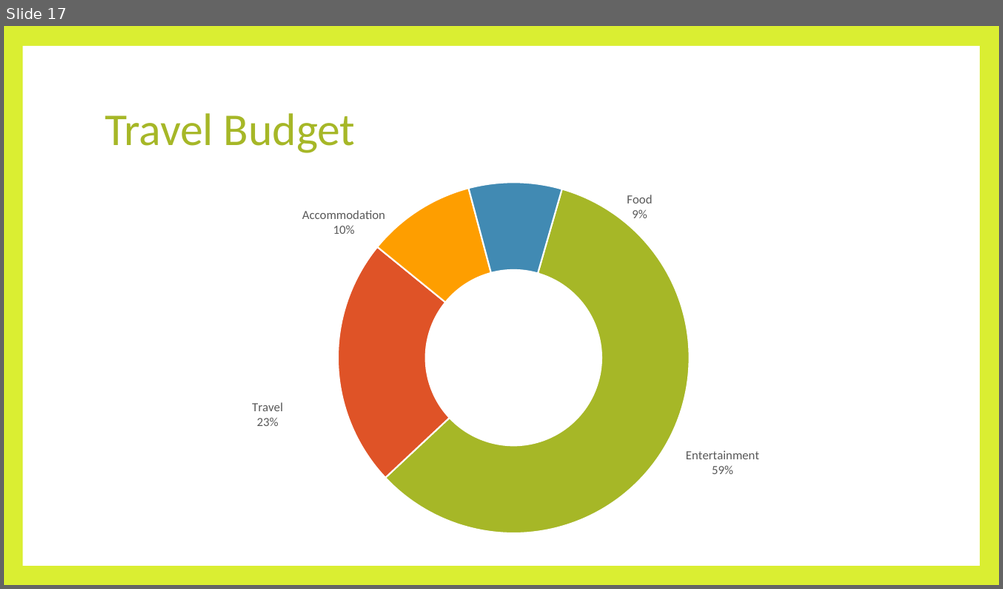
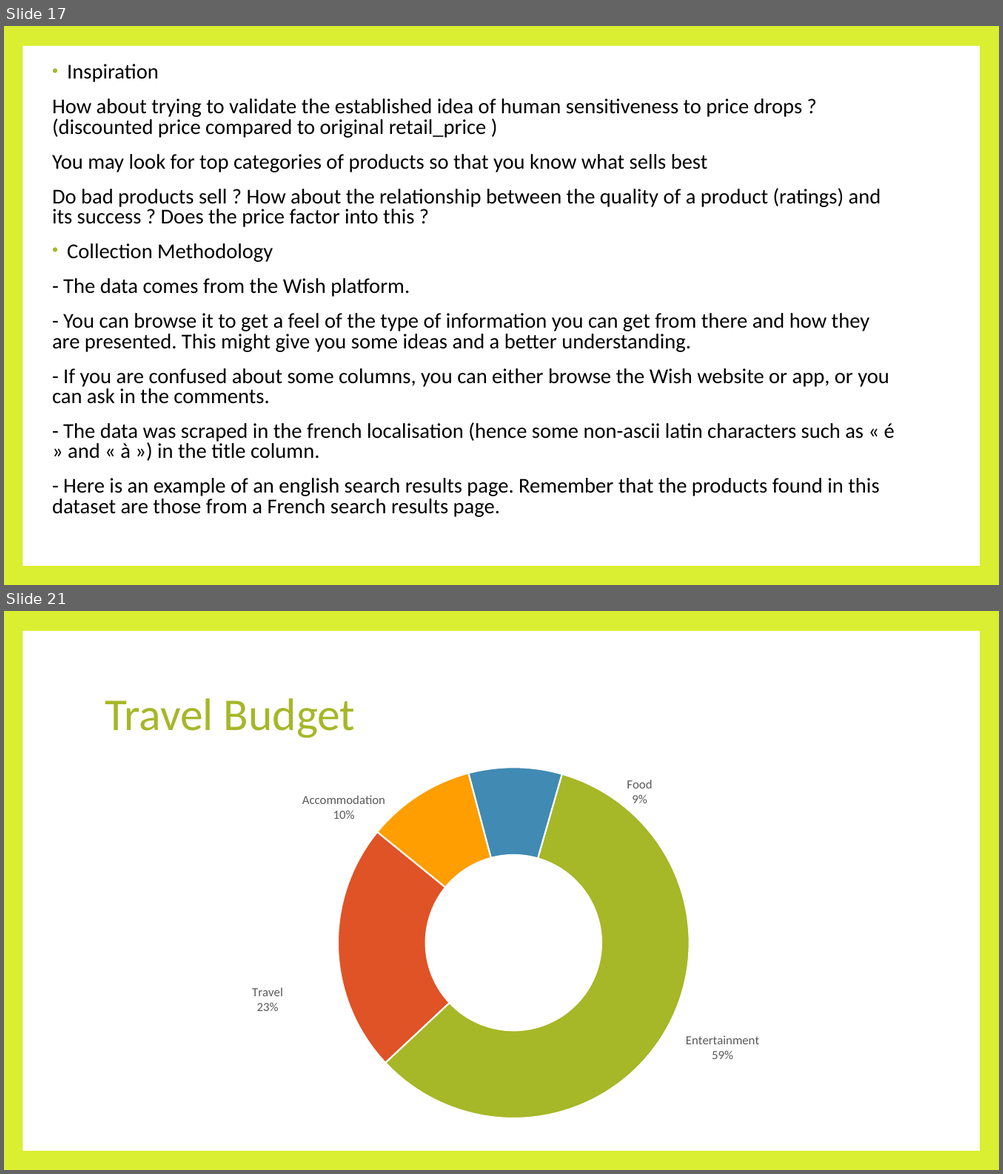
Before and after one commit to SpringNuance/Business-Intelligence, a slide deck: Power BI Assignment/Business Intelligence_Power BI Assignment Report.pptx. Shown one above the other, each under a label of ours: slide 17 before the commit, slides 17 and 21 after it; the slides between them are not shown. The pictures are 1003x589 and 1003x1174 pixels, drawn with LibreOffice and Linux fonts; fonts in the diff are those of the drawing. Boxes give left, top, right and bottom in pixels: in the first picture for what was removed or moved away, otherwise in the second. Text is boxed around its words. In the diff, an @@ line names an element or a change of style, - is before the commit and + after.

```diff
--- a/Power BI Assignment/Business Intelligence_Power BI Assignment Report.pptx
+++ b/Power BI Assignment/Business Intelligence_Power BI Assignment Report.pptx
@@ slide 17 added at [4,26,999,585], background #DAEE32; not listed: 1 template element that a slide beside it also shows @@
@@ text added at [52,64,894,517], 20.4 pt, text #000000 @@
+• Inspiration
+How about trying to validate the established idea of human sensitiveness to price drops ? (discounted price compared to original retail_price )
+You may look for top categories of products so that you know what sells best
+Do bad products sell ? How about the relationship between the quality of a product (ratings) and its success ? Does the price factor into this ?
+• Collection Methodology
+- The data comes from the Wish platform.
+- You can browse it to get a feel of the type of information you can get from there and how they are presented. This might give you some ideas and a better understanding.
+- If you are confused about some columns, you can either browse the Wish website or app, or you can ask in the comments.
+- The data was scraped in the french localisation (hence some non-ascii latin characters such as « é » and « à ») in the title column.
+- Here is an example of an english search results page. Remember that the products found in this dataset are those from a French search results page.
@@ what was slide 17 is now slide 21 @@
```
Also in this commit, not shown: 17 other slides added, 14 slides removed, 3 other files.
